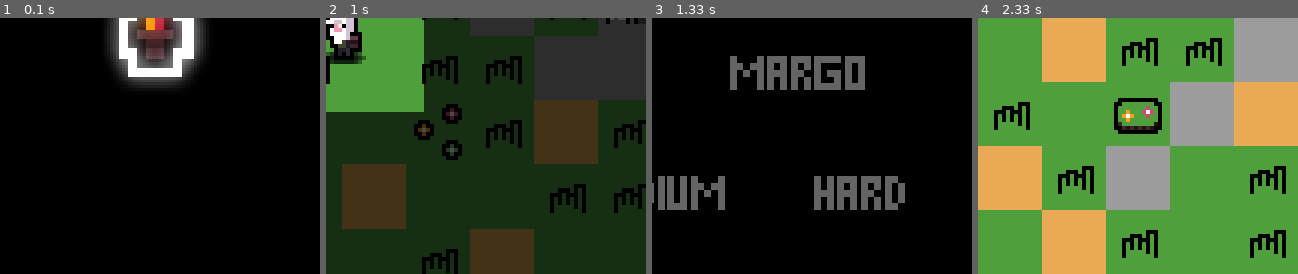
Above: before the commit, frames 1-4 (left to right).
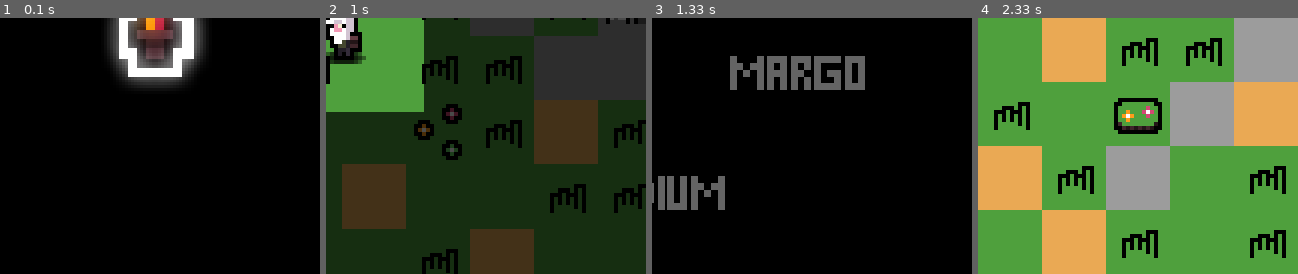
Above: after the commit, the same moments.

Repository: evilrise7/hostage
Game: pygame game, started from yandexpygame.py
Same seed, same stepped clock (60 frames per second), same inputs: the game is played once before the commit and once after it.
Inputs (mouse positions are % of the whole screen's width and height, from its top left):
- Up to frame 1 (0.1 s): no input
- Up to frame 2 (1 s): click "Start Game" at 0.38 s; click (46, 54) at 0.72 s
- Up to frame 3 (1.33 s): tap Enter at 1 s
- Up to frame 4 (2.33 s): click "MARTIN" at 1.38 s; click "EASY" at 1.72 s; tap Space at 2 s
The pictures show only the part of the screen within x 50-100%, y 50-100%; the shares and areas given below are measured in that part.

Frames 1-2 are identical in both runs. In frame 3, 2.5% of the frame differs, in the area x 50-80%, y 61-75%; in frame 4, nothing differs.

Commit message:
Последний штрих PEP8

Diff:
--- a/yandexpygame.py
+++ b/yandexpygame.py
@@ -233,14 +233,17 @@
     def resize_rect_button(self):
         global W_WINDOW, H_WINDOW, screen
         # Начать игру, Результаты, Настройки и Выход
-        self.start_game_rect = self.start_game.get_rect().move(W_WINDOW * 0.125,
-                                                               H_WINDOW * 0.29296875)
-        self.record_rect = self.record_txt.get_rect().move(W_WINDOW * 0.125,
-                                                           H_WINDOW * 0.390625)
-        self.settings_rect = self.settings_txt.get_rect().move(W_WINDOW * 0.125,
-                                                               H_WINDOW * 0.48828125)
-        self.exit_rect = self.exit_txt.get_rect().move(W_WINDOW * 0.125,
-                                                       H_WINDOW * 0.5859375)
+        self.start_game_rect = self.start_game.get_rect().move(
+            W_WINDOW * 0.125, H_WINDOW * 0.29296875)
+
+        self.record_rect = self.record_txt.get_rect().move(
+            W_WINDOW * 0.125, H_WINDOW * 0.390625)
+
+        self.settings_rect = self.settings_txt.get_rect().move(
+            W_WINDOW * 0.125, H_WINDOW * 0.48828125)
+
+        self.exit_rect = self.exit_txt.get_rect().move(
+            W_WINDOW * 0.125, H_WINDOW * 0.5859375)
 
     def run(self):
         global W_WINDOW, H_WINDOW, screen
@@ -347,8 +350,11 @@
         while self.running:
             change_font_size()  # Адаптация шрифта
             # Позиция уровней по OY
-            pos_lvl_terrain = H_WINDOW // 2 - self.level_terrain.get_rect().size[1] // 2
-            pos_secret = H_WINDOW // 2 - self.level_secret.get_rect().size[1] // 2
+            pos_lvl_ter_y = self.level_terrain.get_rect().size[1] // 2
+            pos_lvl_terrain = H_WINDOW // 2 - pos_lvl_ter_y
+
+            pos_lvl_sec_y = self.level_secret.get_rect().size[1] // 2
+            pos_secret = H_WINDOW // 2 - pos_lvl_sec_y
 
             # Маски спрайтов из прямоугольника для клика
             self.level_terrain_rect = self.level_terrain.get_rect().move(
@@ -393,9 +399,11 @@
                                                    (W_WINDOW // 2,
                                                     int(W_WINDOW // 2 * 0.8)))
             # Добавление объектов на экран
-            screen.blit(self.choose_level_txt,
-                        (W_WINDOW // 2 - self.choose_level_txt.get_width() // 2,
-                         H_WINDOW * 0.0390625))
+            screen.blit(
+                self.choose_level_txt,
+                (W_WINDOW // 2 - self.choose_level_txt.get_width() // 2,
+                 H_WINDOW * 0.0390625))
+
             screen.blit(self.level_terrain, (0, pos_lvl_terrain))
             # Если секретный уровень открыт, добавить его выбор на экран
             if self.level:
@@ -491,12 +499,13 @@
         else:
             self.volume_title = menu_text.render(
                 "SOUND EFFECTS: OFF", 0, (255, 255, 255))
-        self.volume_rect = self.volume_title.get_rect().move(W_WINDOW * 0.125,
-                                                             H_WINDOW * 0.390625)
-
-        self.record_title = menu_text.render("RESET SCORES", 0, (255, 255, 255))
-        self.record_rect = self.record_title.get_rect().move(W_WINDOW * 0.125,
-                                                             H_WINDOW * 0.5859375)
+        self.volume_rect = self.volume_title.get_rect().move(
+            W_WINDOW * 0.125, H_WINDOW * 0.390625)
+
+        self.record_title = menu_text.render(
+            "RESET SCORES", 0, (255, 255, 255))
+        self.record_rect = self.record_title.get_rect().move(
+            W_WINDOW * 0.125, H_WINDOW * 0.5859375)
 
     def run(self):
         global volume
@@ -601,9 +610,8 @@
             slidey = H_WINDOW // 2 - slide_img.get_rect().size[1] // 2
             screen.blit(slide_img, (slidex, slidey))
             if not self.show:
-                screen.blit(
-                    start_menu_text.render("Click to slide",
-                                           0, (255, 255, 255)), (slidex, slidey))
+                screen.blit(start_menu_text.render(
+                    "Click to slide", 0, (255, 255, 255)), (slidex, slidey))
             # Обновление кадра
             pg.display.flip()
         # Переход в меню
@@ -655,7 +663,10 @@
         # Высокая сложность
         self.hardcore_txt = start_menu_text.render(
             "HARD", 0, (100, 100, 100))
-        self.rightx_dif = W_WINDOW - self.leftx_dif - self.hardcore_txt.get_width()
+        # Не помещалось из-за PEP8 формула
+        otstup_right = self.leftx_dif - self.hardcore_txt.get_width()
+        self.rightx_dif = W_WINDOW - otstup_right
+
         self.hardcore_rect = self.hardcore_txt.get_rect().move(
             self.rightx_dif, H_WINDOW * 0.78125)
 
@@ -2485,9 +2496,11 @@
             self.vy = 0
             self.state = "stay"
             if self.mirrored:
-                self.cut_sheet(load_image("cm" + str(self.type_obj) + "_sheet.png"))
+                self.cut_sheet(load_image(
+                    "cm" + str(self.type_obj) + "_sheet.png"))
             else:
-                self.cut_sheet(load_image("c" + str(self.type_obj) + "_sheet.png"))
+                self.cut_sheet(load_image(
+                    "c" + str(self.type_obj) + "_sheet.png"))
 
         # Если коровка идет налево
         if b == 1:
@@ -2512,9 +2525,11 @@
             self.state = "run"
             # Чтобы коровка могла смотреть по сторонам(отражение)
             if self.mirrored:
-                self.cut_sheet(load_image("cm" + str(self.type_obj) + "_sheet.png"))
+                self.cut_sheet(load_image(
+                    "cm" + str(self.type_obj) + "_sheet.png"))
             else:
-                self.cut_sheet(load_image("c" + str(self.type_obj) + "_sheet.png"))
+                self.cut_sheet(load_image(
+                    "c" + str(self.type_obj) + "_sheet.png"))
 
     def update(self):
         # Таймер побега от игрока
